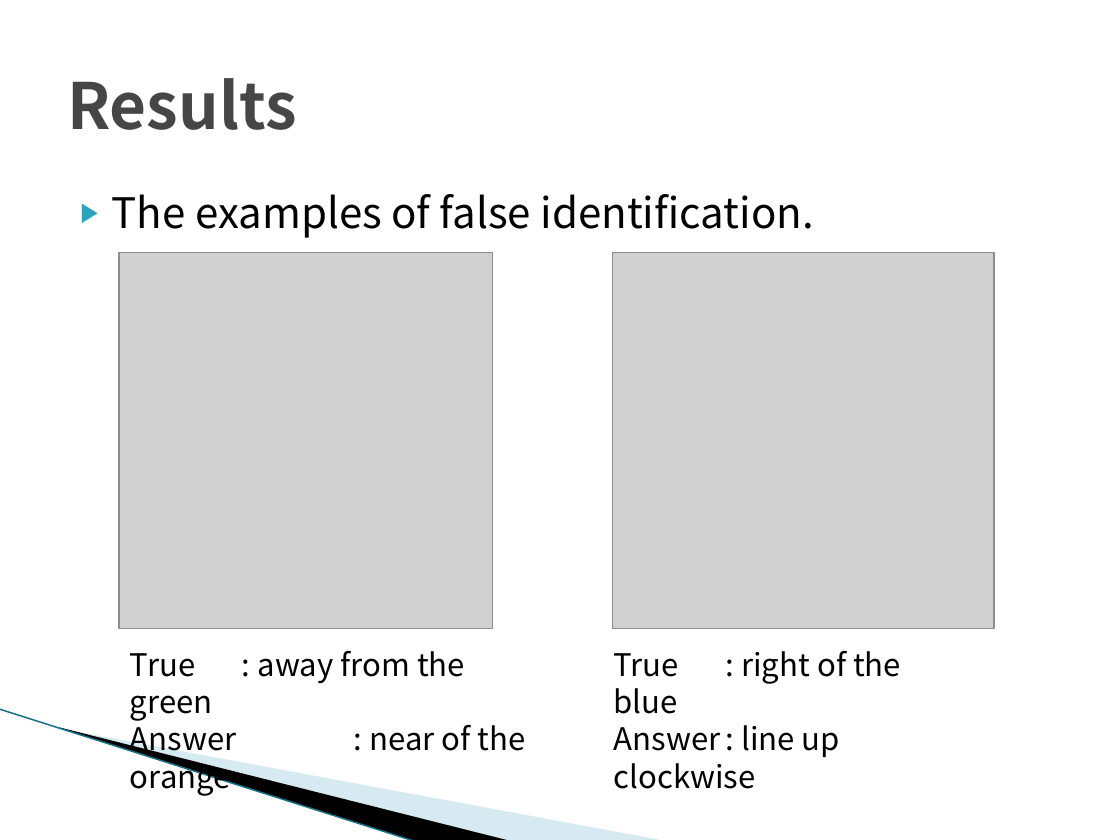
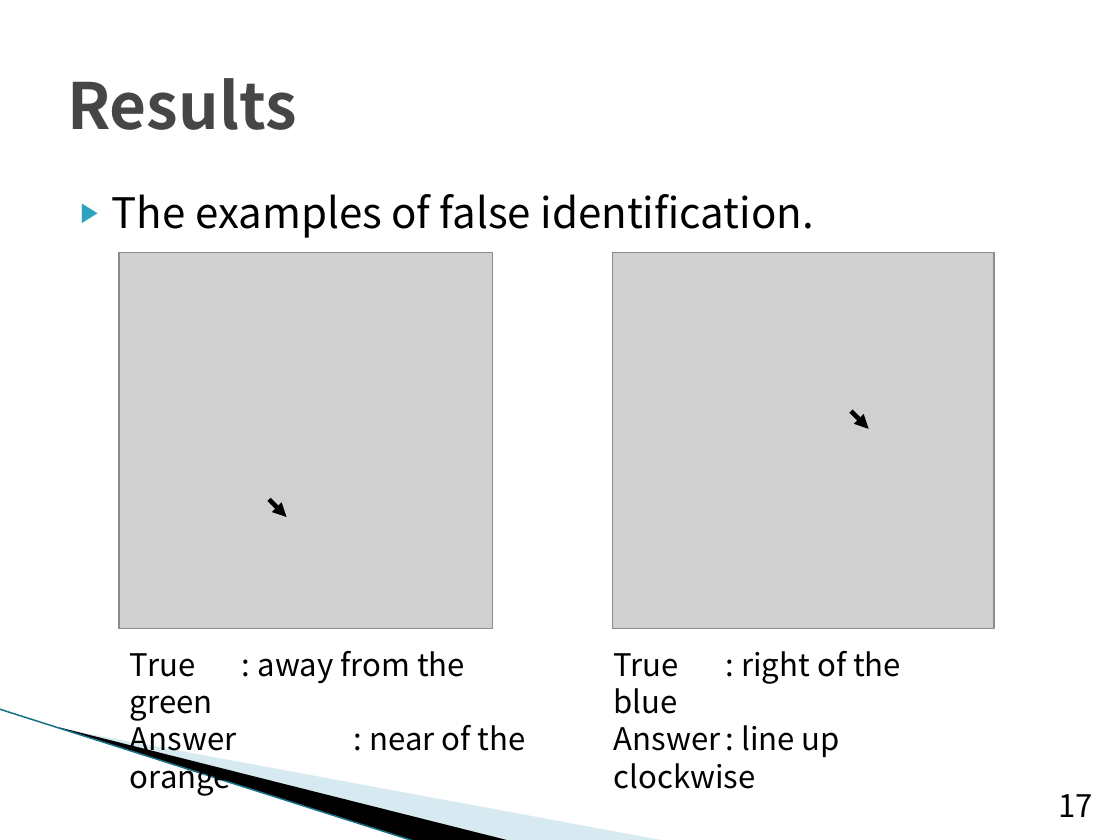
Before and after one commit to TetsuyaKomota/GitforEclipseTest, a slide deck: slide 22 of IntentionLearning/memo/Understanding Intentions(for seminar)_silde.pptx (slide 21 before the commit). Drawn at 1120x840 pixels with LibreOffice and Linux fonts; fonts in the diff are those of the drawing; grey boxes stand for pictures; background and template pictures are left out. Boxes give left, top, right and bottom in pixels: in the first picture for what was removed or moved away, otherwise in the second. Text is boxed around its words. In the diff, an @@ line names an element or a change of style, - is before the commit and + after.

```diff
--- a/IntentionLearning/memo/Understanding Intentions(for seminar)_silde.pptx
+++ b/IntentionLearning/memo/Understanding Intentions(for seminar)_silde.pptx
@@ arrow added from (851, 411) to (869, 429), #000000 3 pt @@
@@ arrow added from (269, 500) to (287, 517), #000000 3 pt @@
@@ text added at (1058, 794, 1093, 817), 20 pt, text #000000 @@
+17
```
Also in this commit, not shown: 23 other slides changed, 1 slide added, 1 other file.
